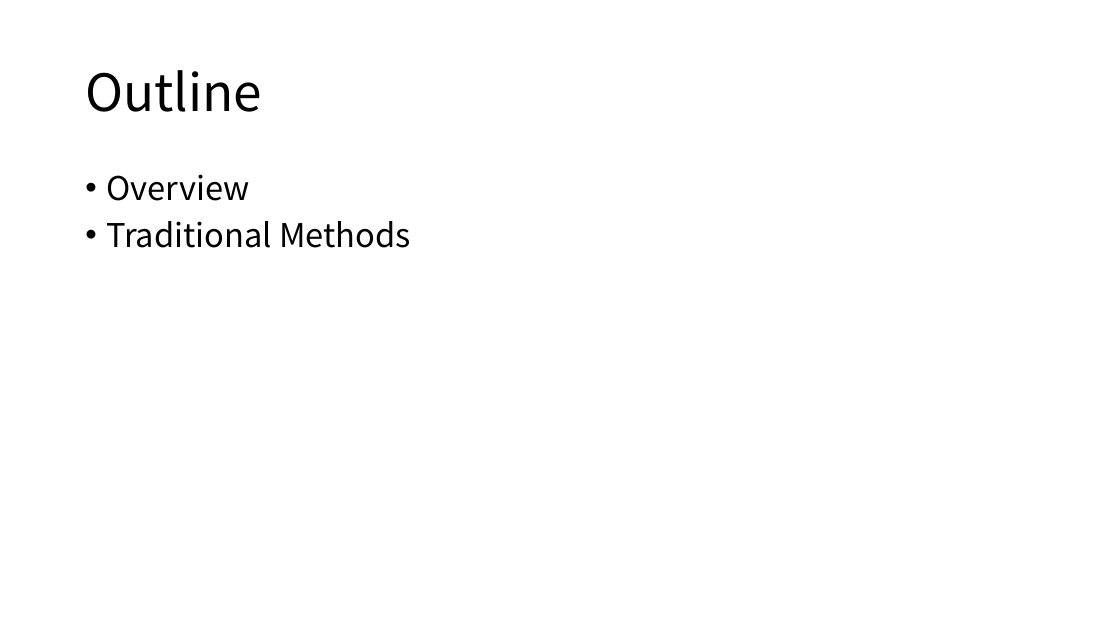
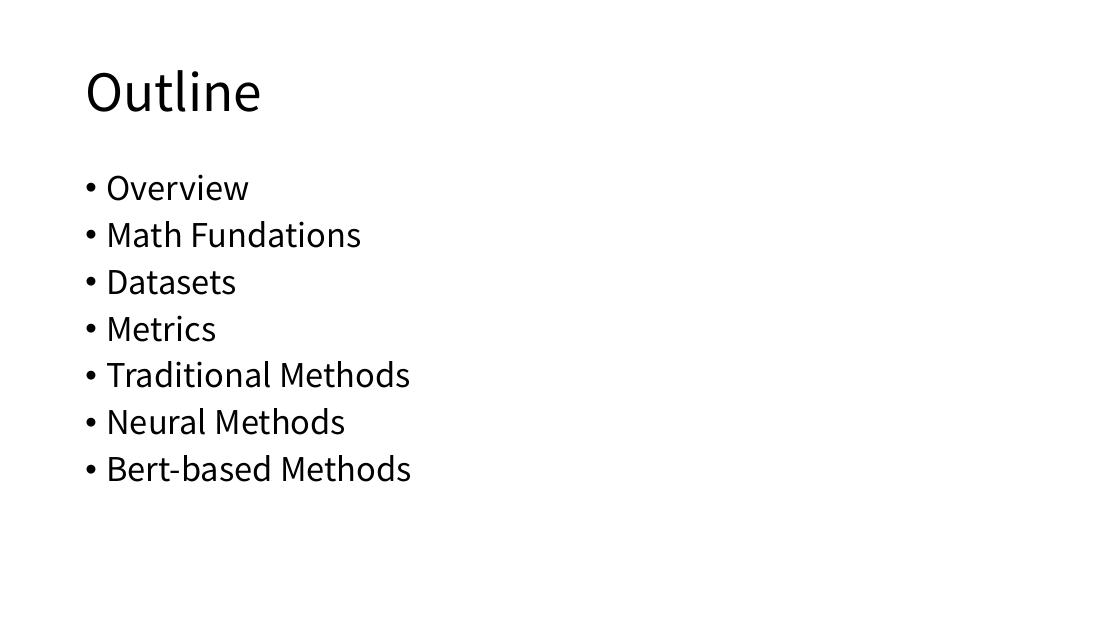
Before and after one commit to namespace-Pt/Topical, a slide deck: slide 2 of docs/Topic Modeling.pptx. Drawn at 1120x630 pixels with LibreOffice and Linux fonts; fonts in the diff are those of the drawing. Boxes give left, top, right and bottom in pixels: in the first picture for what was removed or moved away, otherwise in the second. Text is boxed around its words. In the diff, an @@ line names an element or a change of style, - is before the commit and + after.

```diff
--- a/docs/Topic Modeling.pptx
+++ b/docs/Topic Modeling.pptx
@@ text at (x1=106, y1=221, x2=361, y2=342): paragraphs added @@
+• Math Fundations
+• Datasets
+• Metrics
@@ text at (x1=106, y1=408, x2=412, y2=482): paragraphs added @@
+• Neural Methods
+• Bert-based Methods
```
Also in this commit, not shown: 3 other slides changed, 13 slides added, 2 slides removed, 1 other file.
